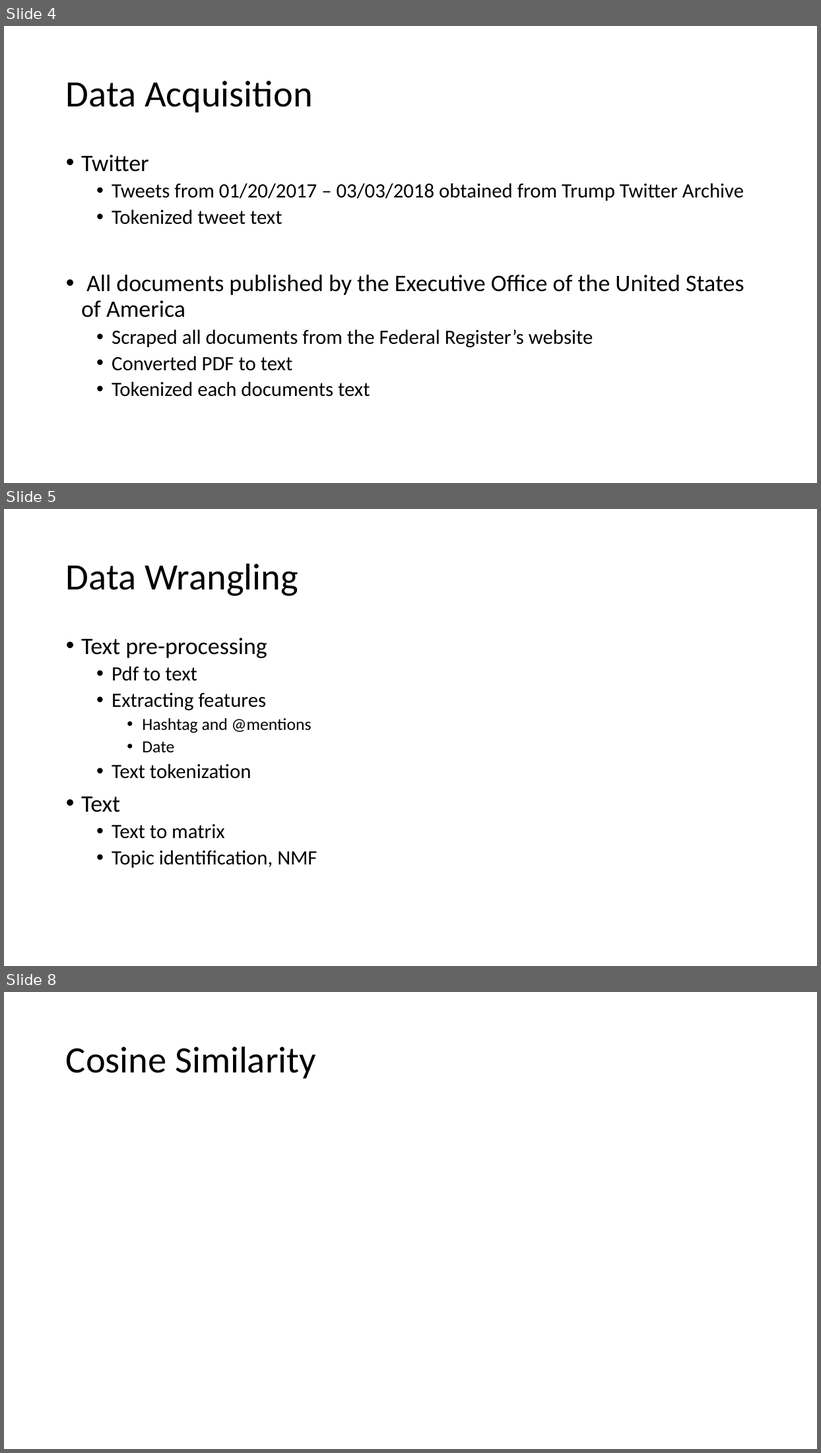
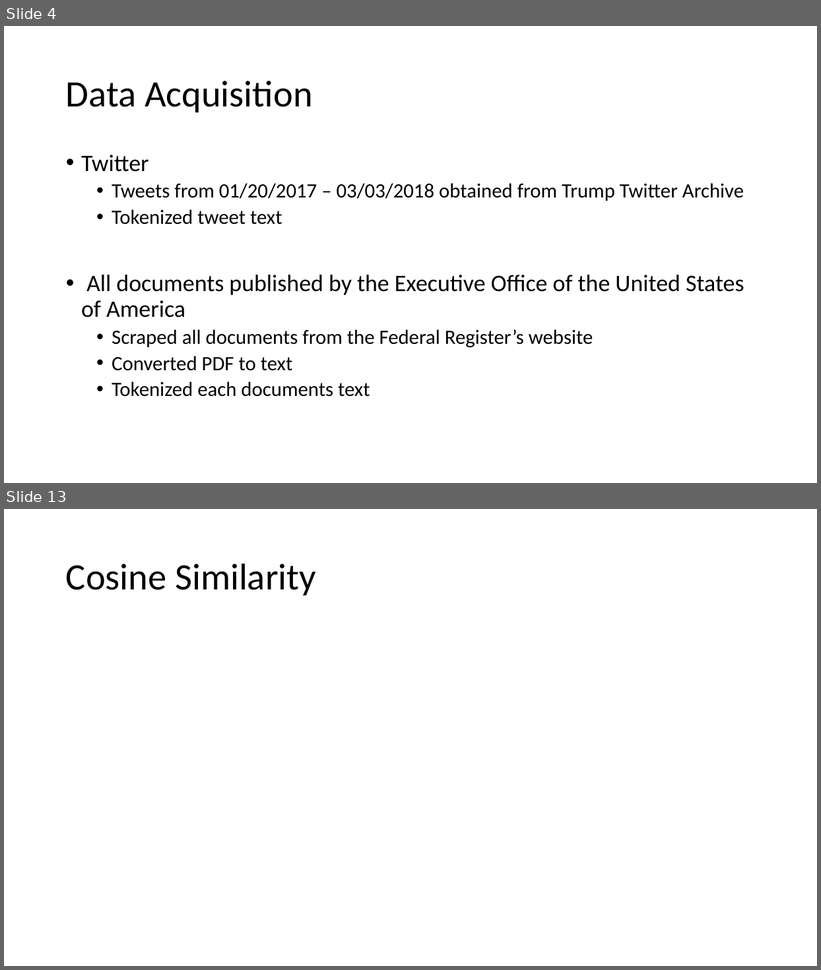
Before and after one commit to mtchem/Twitter-Politics, a slide deck: Twitter and Politics.pptx. Shown one above the other, each under a label of ours: slides 4, 5 and 8 before the commit, slides 4 and 13 after it; the slides between them are not shown. The pictures are 821x1453 and 821x970 pixels, drawn with LibreOffice and Linux fonts; fonts in the diff are those of the drawing. Boxes give left, top, right and bottom in pixels: in the first picture for what was removed or moved away, otherwise in the second. Text is boxed around its words. In the diff, an @@ line names an element or a change of style, - is before the commit and + after.

```diff
--- a/Twitter and Politics.pptx
+++ b/Twitter and Politics.pptx
@@ slide 5 removed at [4, 509, 817, 966], background #FFFFFF @@
@@ title removed at [66, 563, 298, 596] @@
-Data Wrangling
@@ text removed at [81, 638, 317, 868] @@
-• Text pre-processing
-  • Pdf to text
-  • Extracting features
-    • Hashtag and @mentions
-    • Date
-  • Text tokenization
-• Text
-  • Text to matrix
-  • Topic identification, NMF
@@ what was slide 8 is now slide 13 @@
```
Also in this commit, not shown: 3 slides changed, 6 slides added, 15 other files.
